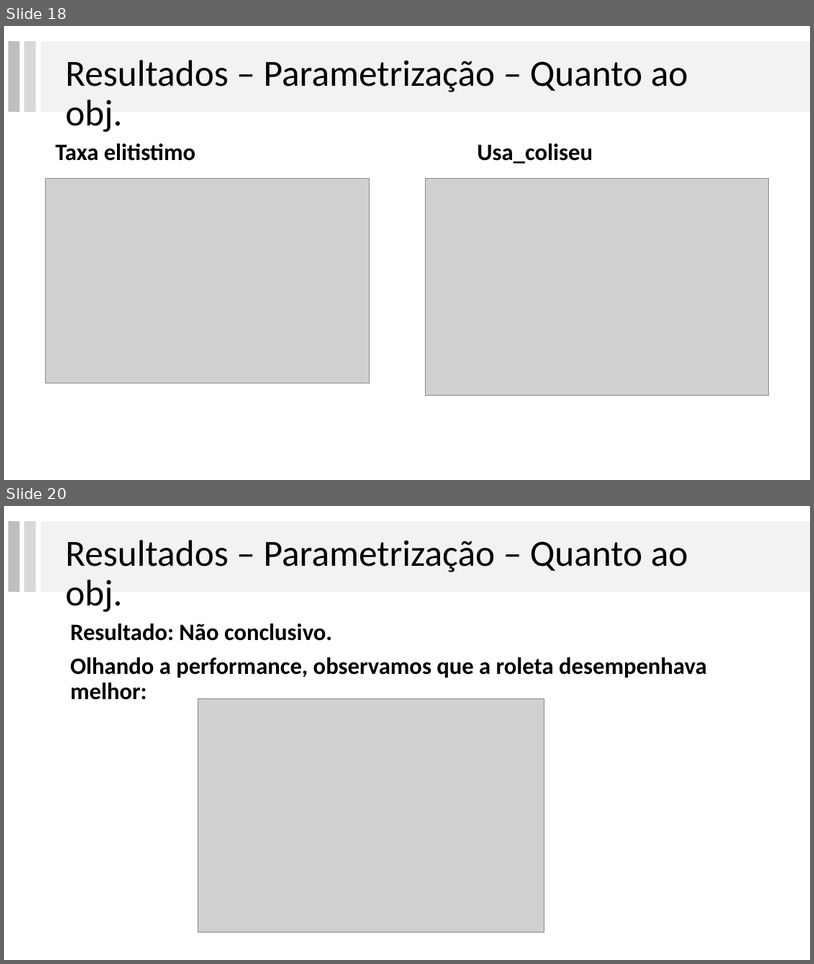
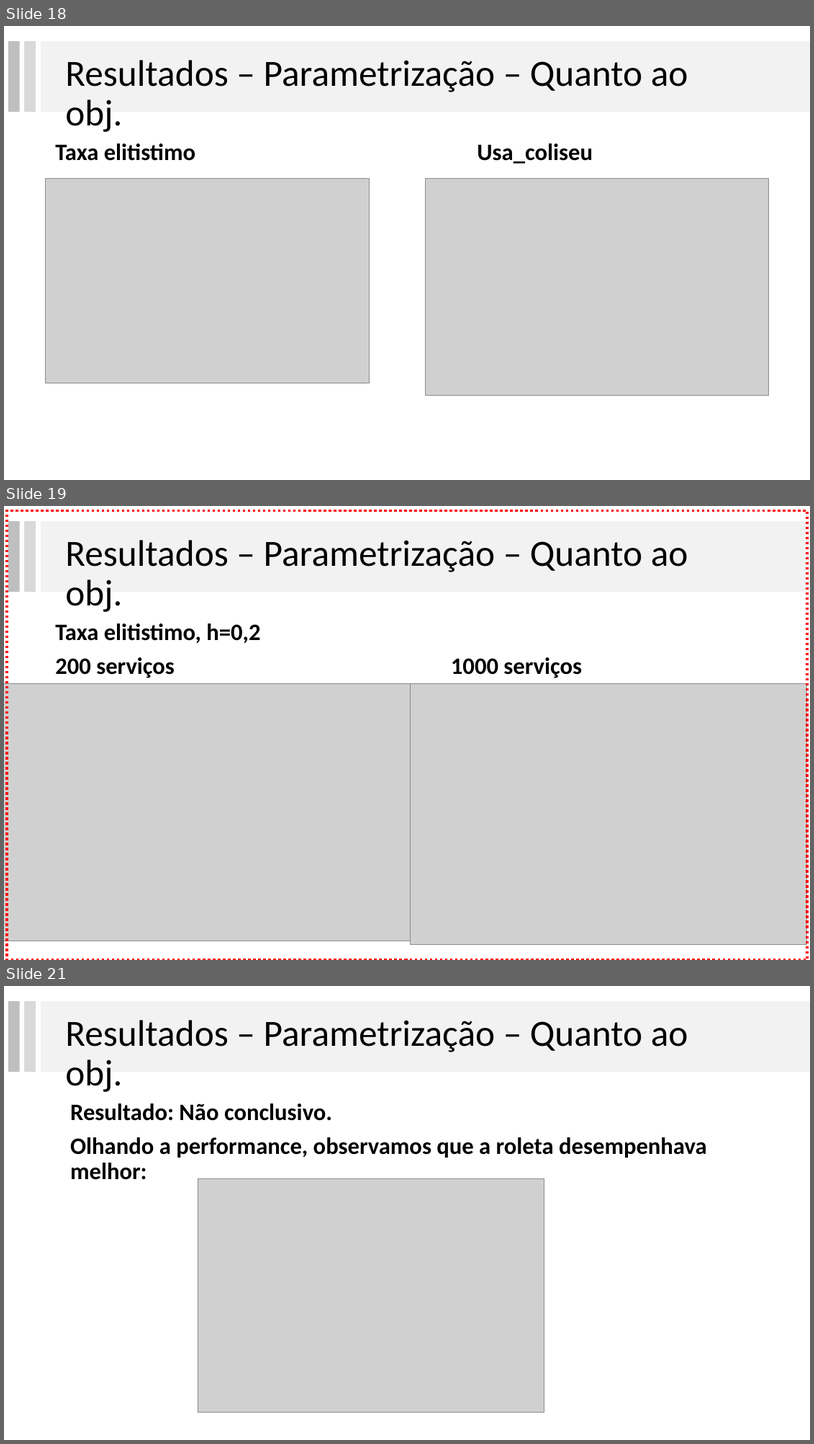
Before and after one commit to lpbiasoto/metaheuristicas, a slide deck: Apresentacao 3/ApresentacaoGA.pptx. Shown one above the other, each under a label of ours: slides 18 and 20 before the commit, slides 18, 19 and 21 after it; the slides between them are not shown. The pictures are 814x964 and 814x1444 pixels, drawn with LibreOffice and Linux fonts; fonts in the diff are those of the drawing; grey boxes stand for pictures. Boxes give left, top, right and bottom in pixels: in the first picture for what was removed or moved away, otherwise in the second. Text is boxed around its words. In the diff, an @@ line names an element or a change of style, - is before the commit and + after.

Commit message:
Reteste da parametrização - marcado com " 21-09-13- 12 h 22 m"

```diff
--- a/Apresentacao 3/ApresentacaoGA.pptx
+++ b/Apresentacao 3/ApresentacaoGA.pptx
@@ slide 19 added at (4,506,810,960), background #FFFFFF @@
@@ rectangle added at (7,511,808,960), outline #FF0000 3 pt dashed @@
@@ rectangle added at (8,521,20,592), fill #BFBFBF @@
@@ rectangle added at (24,521,36,592), fill #D9D9D9 @@
@@ rectangle added at (41,521,810,592), fill #F2F2F2 @@
@@ title added at (65,540,689,612), 44 pt, text #000000 @@
+Resultados – Parametrização – Quanto ao obj.
@@ text added at (55,623,582,678), 28 pt, text #000000, bold @@
+Taxa elitistimo, h=0,2
+200 serviços 1000 serviços
@@ picture added at (4,684,426,941) @@
@@ picture added at (411,684,808,944) @@
@@ what was slide 20 is now slide 21 @@
```
Also in this commit, not shown: 9 slides changed, 8 other files.
